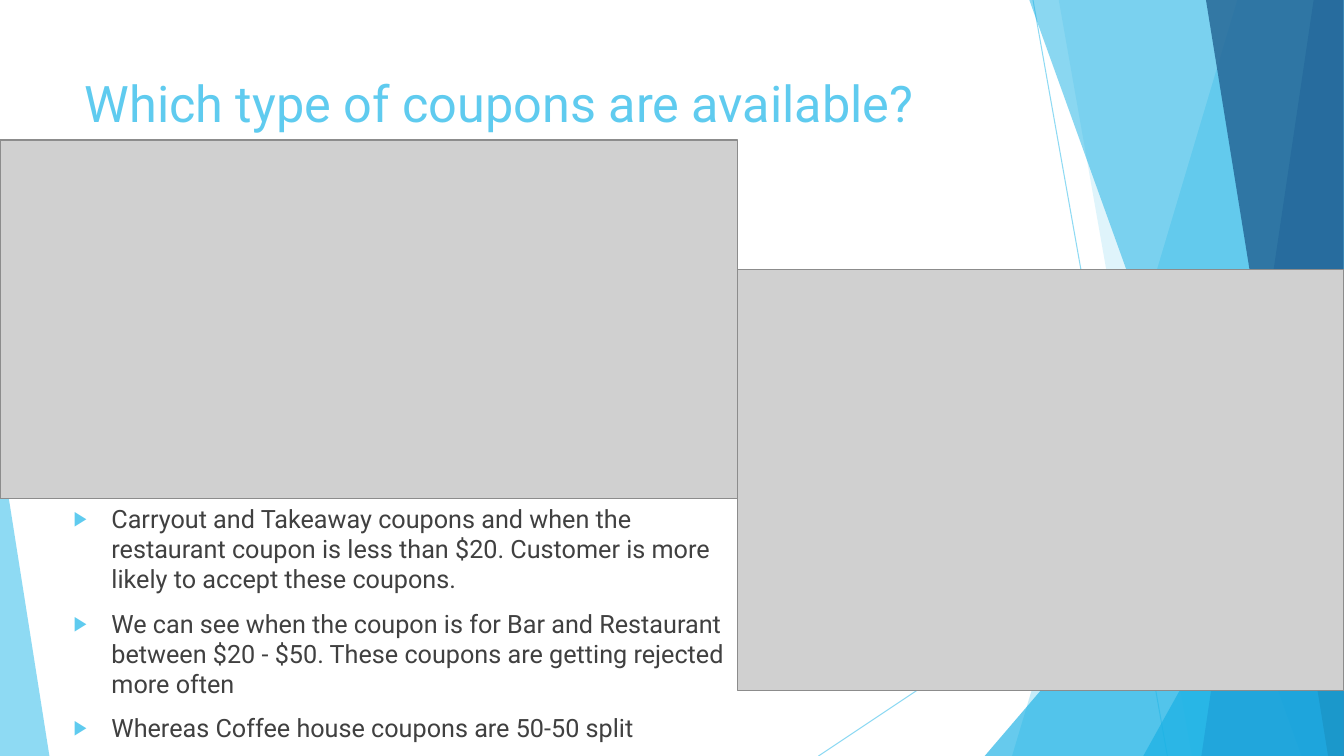
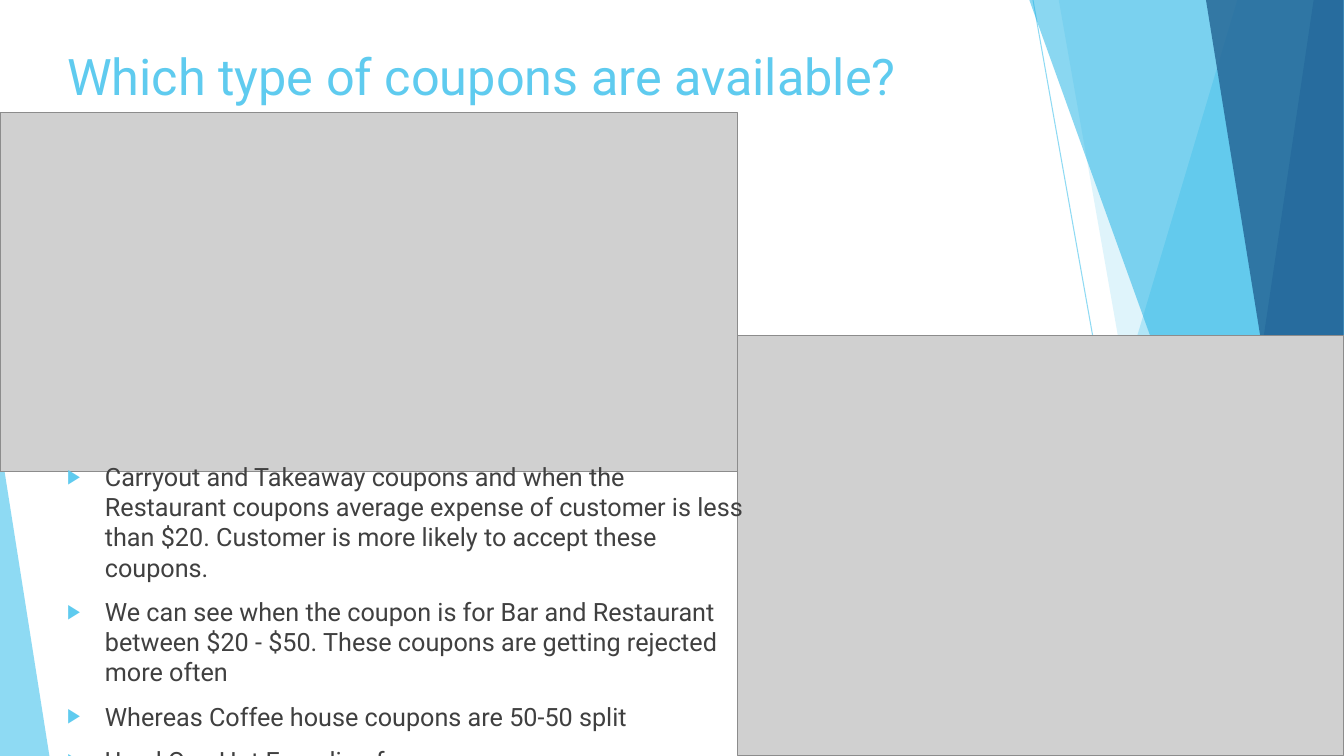
Before and after one commit to meghrajkonduskar/In-Drive-Coupon-Recommendation-Project, a slide deck: slide 5 of In Drive Coupon Recommendation.pptx. Drawn at 1344x756 pixels with LibreOffice and Linux fonts; fonts in the diff are those of the drawing; grey boxes stand for pictures. Boxes give left, top, right and bottom in pixels: in the first picture for what was removed or moved away, otherwise in the second. Text is boxed around its words. In the diff, an @@ line names an element or a change of style, - is before the commit and + after.

```diff
--- a/In Drive Coupon Recommendation.pptx
+++ b/In Drive Coupon Recommendation.pptx
@@ title "Which type of coupons are ...": place and size @@
-title "Which type of coupons are ..." at [85,83,913,133]
+title "Which type of coupons are ..." at [67,56,895,106]
@@ picture: place and size @@
-picture at [0,140,738,498]
+picture at [0,113,738,471]
@@ picture: place and size @@
-picture at [738,270,1344,691]
+picture at [738,336,1344,756]
@@ text at [105,467,742,731]: paragraph added @@
+▶ Used One Hot Encoding for coupons
@@ text "Carryout and Takeaway coupons and ...": place and size @@
-text "Carryout and Takeaway coupons and ..." at [111,509,724,742]
+text "Carryout and Takeaway coupons and ..." at [105,467,742,731]
@@ text at [105,467,742,582]: text changed @@
-▶ Carryout and Takeaway coupons and when the restaurant coupon is less than $20. Customer is more likely to accept these coupons.
+▶ Carryout and Takeaway coupons and when the Restaurant coupons average expense of customer is less than $20. Customer is more likely to accept these coupons.
```
Also in this commit, not shown: 5 other slides changed, 20 slides added, 1 slide removed, 28 other files.
